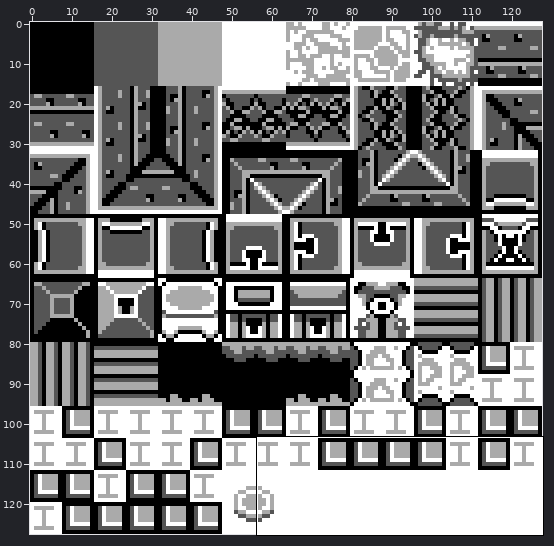
Two states of a sprite sheet, assets/tiled-tileset.png. The picture above shows the old version from afar; the outline marks the close-up.
Close-up. As it was:
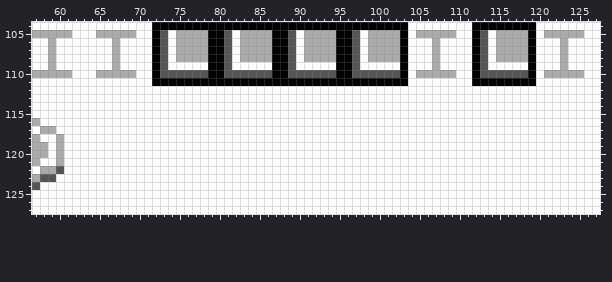
The file is 128x128 pixels. Shown: x 57..127, y 104..127.
Now the later version:
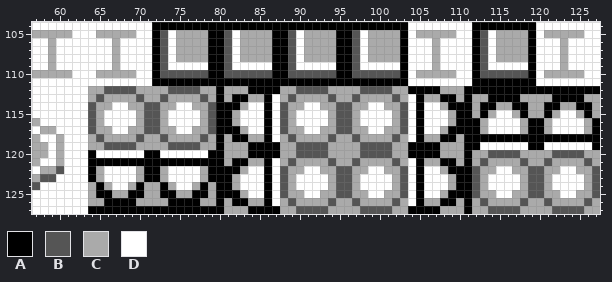
Palette (. is transparent): A #000000  B #555555  C #aaaaaa  D #ffffff
The exact change:
Changed rows in their new state; - is an unchanged pixel.
first column x 64:
112 CCBBBBCCCCBBBBCCACCCAAAACCBBBBCCCCBBBBCCAAAACCCAAAAAAAAAAAAAAAAA
113 CBCCCCBCCBCCCCBCACAACCA-CBCCCCBCCBCCCCBC-ACCAACACCAAAACCCCAAAACC
114 BCC--CCBBCC--CCBAAAC--A-BCC--CCBBCC--CCB-A--CAAACAACCAACCAACCAAC
115 BC----CBBC----CBAAC---A-BC----CBBC----CB-A---CAACAC--CACCAC--CAC
116 BC----CBBC----CBAAC---A-BC----CBBC----CB-A---CAAAC----CAAC----CA
117 BCC--CCBBCC--CCBAAAC--A-BCC--CCBBCC--CCB-A--CAAAAC----CAAC----CA
118 CBCCCCBCCBCCCCBCACAACCA-CBCCCCBCCBCCCCBC-ACCAACAAAAAAAAAAAAAAAAA
119 CCBBBBCCCCBBBBCCACCCAAAACCBBBBCCCCBBBBCCAAAACCCAA------AA------A
120 A------AA------AACCCAAAACCBBBBCCCCBBBBCCAAAACCCACCBBBBCCCCBBBBCC
121 AAAAAAAAAAAAAAAAACAACCA-CBCCCCBCCBCCCCBC-ACCAACACBCCCCBCCBCCCCBC
122 AC----CAAC----CAAAAC--A-BCC--CCBBCC--CCB-A--CAAABCC--CCBBCC--CCB
123 AC----CAAC----CAAAC---A-BC----CBBC----CB-A---CAABC----CBBC----CB
124 CAC--CACCAC--CACAAC---A-BC----CBBC----CB-A---CAABC----CBBC----CB
125 CAACCAACCAACCAACAAAC--A-BCC--CCBBCC--CCB-A--CAAABCC--CCBBCC--CCB
126 CCAAAACCCCAAAACCACAACCA-CBCCCCBCCBCCCCBC-ACCAACACBCCCCBCCBCCCCBC
127 AAAAAAAAAAAAAAAAACCCAAAACCBBBBCCCCBBBBCCAAAACCCACCBBBBCCCCBBBBCC
